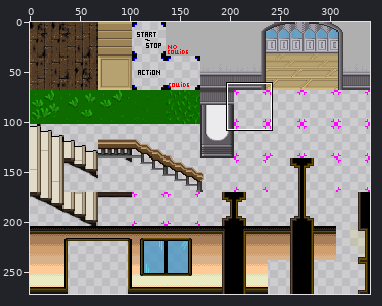
A sprite sheet gets an edit: tileset_z_floor_and_wall.png. Above: a wide view before the commit, with the close-up outlined.
Close-up. Before the commit:
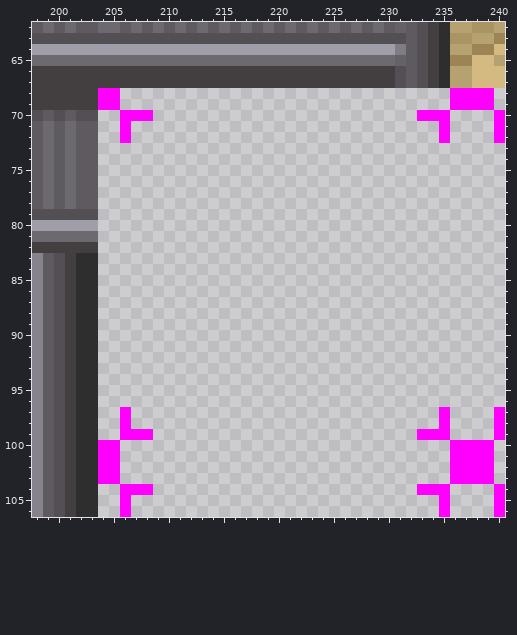
The file is 340x272 pixels. Pixels under 10% opacity are left out. Colours within 5 levels of each other are drawn and written as one. Shown: x 198..240, y 62..106. The commit also changed other parts of the picture, which this record leaves out.
And afterwards:
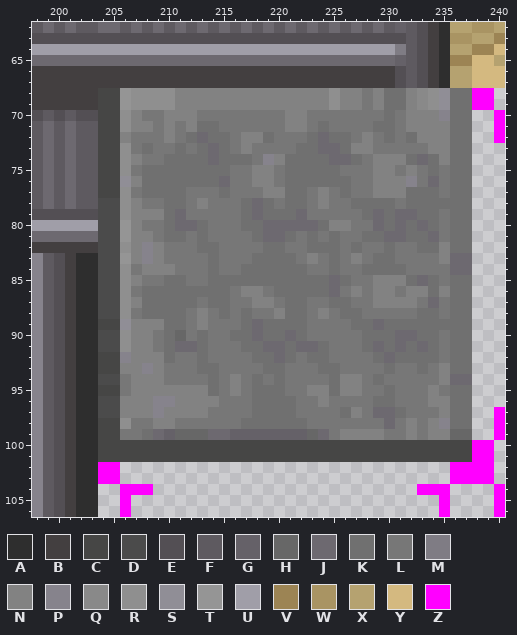
Palette (. is transparent): A #2e2e2e  B #433f40  C #464645  D #4b4b4b  E #534f54  F #5e5a60  G #656168  H #676767  J #6d6970  K #707070  L #777777  M #7f7c84  N #828282  P #86838c  Q #898989  R #8f8f8f  S #908e96  T #959595  U #a09ea8  V #9c8454  W #a99463  X #b5a270  Y #d4b980  Z #ff00ff
The exact change:
Changed rows in their new state; - is an unchanged pixel.
first column x 204:
 68 CCTRRRRNNNNNNNNNNNNNNRNNLNKKNQRSKK
 69 CCTRRRRNNNNNNNNNNNNNNRNNLNKKNQRSKK
 70 CCRNLLNNNLLLLLLLLNNLLLLLLLKLNNNPKK
 71 CCRNNLNLNKKLLLLLLNNLKLLLLKKLNNNNKK
 72 CCNLLLNLKJKKLNNKLLLKJKKLNLKLKNNNKK
 73 CCRLKLLKLKJKLNLLLLKKJJKNNLLLLLNNKK
 74 CCRNLLKKKKJKKKLPNKKKKJJKLNNNKJKNKK
 75 CCRLKKKKKKKKLLNNLKKKKKLLLNNLNLKLKK
 76 CCSNKKKKKKKJLLNNLKKKKKKLLNNNPLJLKK
 77 CCRLKKKKLLLKLLLNNKKLNLKLLNNNKKKLKK
 78 DDRNLLKKLNLLLKJKLKKLNLLKKKKLKKKKKK
 79 DDRNNNKJLLLLLKJKKKJLLLLLKJKJJKKLKK
 80 DDTNLLKJJKLLLKKJJJJJKNNLLJKJKJKLKK
 81 DDTNNLKKLKLLLLKJJKLKLKLLKKJJKKJLKK
 82 DDRNPNLLLKKLLLLKKLLKKKLKLLKLLKKNKK
 83 DDTNPNLLLLKLLLKKKKLNLKLNLKKLLLLNJJ
 84 DDRLNNNLLLKLLKKKKKKLLKLLKKKKLLLLJJ
 85 DDRNLLKKLLKKKKKKKKKKKJKLLNNNKJKLKK
 86 DDRLKKKKKKKKLNNLKKKKKJLNLNNLNNKNKK
 87 DDRNKKKKKLKKLLNNLKKLLKKLLNNNNLJLKK
 88 DDRLKKKKLNLKLKLLNKKLNLKKLLLLLKKLKK
 89 CCSNNNKKLNLLLKJKKKKLLLLKKJKKKKKKKK
 90 DDRNNLKHLKLLKKJKKJKLLLLLKKKJJKKLKK
 91 DDRNNLKJJKLLLKKJJKJJKLLLKJKJKJKLKK
 92 CCPNNNKLLKLLLLKKJKLKKLLLLKJKKKKLKK
 93 CCNNPNLLLKKLLLLKKLLLKKLLLLKLLKLNKK
 94 DDLNNNLLLLKLNLKLKLLLLKNNLKLLLLLNJJ
 95 CCLNNNNNNNKLNLKKKLLNNKNNLLKLLLNLKK
 96 DDNNNPPNNNNLLLKKKKLLNLLLLKKLLLNNKK
 97 DDNNNPNNNNLLLLKKKKLLLLKNLJJKLLLNKK
 98 CCRLLNNLLLLLLKKKKKKLLLLLLLJLNLNPKK
 99 CCLLKJGHHHJJGGGGGGGHJLNNNNLLNLNNHH
100 CCCCCCCCCCCCCCCCCCCCCCCCCCCCCCCCCC
101 CCCCCCCCCCCCCCCCCCCCCCCCCCCCCCCCCC
Boxes around the changes in both close-ups, in picture pixels (x1, y1, x2, y2):
changed: (98, 88, 472, 462)
